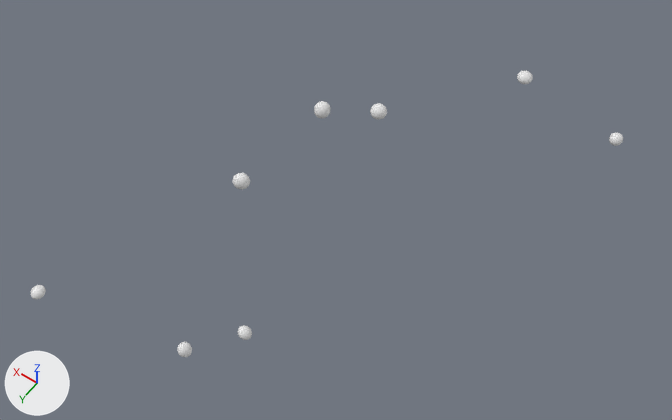
Two versions of the OBJ model data/chains/chain_19/chain.obj, one commit apart.
The view is the same before and after, from a 50 mm lens placed at (-0.84, 4.41, 4.47), pointed at (1.38, 1.31, -0.41). The lights are fixed; the arrows at lower left show +X, +Y and +Z. The older version comes first. Where no turn or scale is listed for an object, it has been applied to the vertices.

Objects in the first picture: 'chain'.
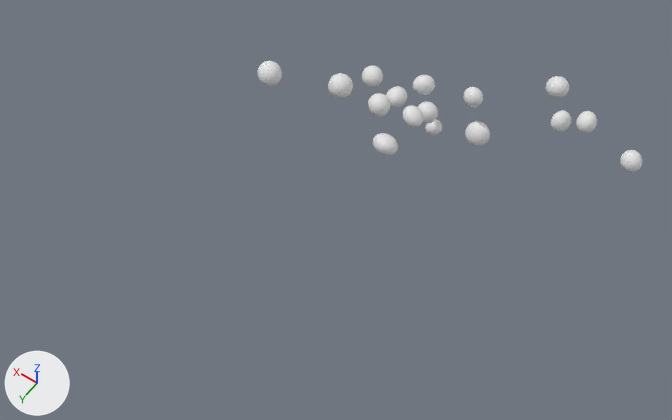
Where the change shows, as pixel boxes (x1, y1, x2, y2) in the pictures (672 x 420 px; the box of a moved part takes in the faces that stretch with it):
'chain', reshaped (35% narrower, 61% shorter)
    before: (31, 70, 623, 357)
    after: (258, 61, 642, 172)
part 1 of me_chain, moved or reshaped
    before: (609, 132, 623, 146)
    after: (620, 150, 642, 172)
part 2 of me_chain, moved or reshaped
    before: (517, 70, 533, 84)
    after: (576, 111, 597, 133)
part 3 of me_chain, moved or reshaped
    before: (370, 103, 387, 120)
    after: (551, 110, 571, 132)
part 4 of me_chain, moved or reshaped
    before: (314, 101, 331, 119)
    after: (546, 76, 569, 98)
part 5 of me_chain, moved or reshaped
    before: (31, 285, 46, 299)
    after: (465, 121, 490, 146)
part 6 of me_chain, moved or reshaped
    before: (233, 173, 250, 190)
    after: (463, 87, 483, 107)
part 7 of me_chain, moved or reshaped
    before: (238, 325, 252, 340)
    after: (413, 75, 435, 95)
part 8 of me_chain, moved or reshaped
    before: (177, 342, 192, 357)
    after: (418, 101, 438, 123)
part 9 of me_chain, added
    after: (425, 120, 442, 135)
part 10 of me_chain, added
    after: (386, 87, 407, 108)
part 11 of me_chain, added
    after: (403, 105, 423, 127)
part 12 of me_chain, added
    after: (373, 133, 398, 156)
part 13 of me_chain, added
    after: (362, 65, 383, 87)
part 14 of me_chain, added
    after: (368, 93, 390, 117)
part 15 of me_chain, added
    after: (328, 73, 353, 98)
part 16 of me_chain, added
    after: (258, 61, 282, 86)

The change, as a list of edits to the scene's bpy script:
```text
Change me_chain:
    remove me_chain.from_pydata(...)  # 1296 vertices, 2560 faces; spans x 0.04..2.92, y -0.46..2.8, z -1.29..0.29
    add me_chain.from_pydata(...)  # 2592 vertices, 5120 faces; spans x -0.19..1.94, y -0.48..1.39, z -0.65..0.64
    me_chain part 1: the loose piece of 162 vertices spanning x 0.04..0.13, y -0.15..-0.06, z -0.2..-0.11 is multiplied about its middle by the matrix ((0.188, 1.263, 0.824), (0.636, -0.819, 1.111), (1.368, 0.207, -0.63)), then moved by (-0.21, 0.4, 0.29)
    me_chain part 2: the loose piece of 162 vertices spanning x 0.86..0.97, y -0.46..-0.35, z -0.32..-0.24 is multiplied about its middle by the matrix ((1.034, -0.65, 0.092), (0.645, 1.197, -0.595), (0.1, 0.501, 1.667)), then moved by (-0.6, 0.27, 0.13)
    me_chain part 3: the loose piece of 162 vertices spanning x 1.59..1.71, y 0.33..0.45, z -0.47..-0.36 is multiplied about its middle by the matrix ((0.345, -0.326, 1.092), (-0.068, -1.144, -0.32), (1.137, 0.03, -0.35)), then moved by (-1.17, -0.5, 0.19)
    me_chain part 4: the loose piece of 162 vertices spanning x 1.57..1.67, y 1.07..1.17, z 0.18..0.29 is multiplied about its middle by the matrix ((0.247, 1.336, -0.807), (-0.607, -0.67, -1.296), (-1.438, 0.513, 0.409)), then moved by (-0.96, -1.52, -0.47)
    me_chain part 5: the loose piece of 162 vertices spanning x 2.82..2.92, y 2.69..2.8, z -0.98..-0.9 is turned 116.8 degrees about the x axis through its middle and scaled by 1.74, then moved by (-1.92, -2.55, 0.56)
    me_chain part 6: the loose piece of 162 vertices spanning x 1.76..1.87, y 1.66..1.76, z -0.08..0.03 is multiplied about its middle by the matrix ((1.283, -0.058, -0.12), (0.11, -0.189, 1.271), (-0.074, -1.275, -0.183)), then moved by (-0.77, -1.57, -0.09)
    me_chain part 7: the loose piece of 162 vertices spanning x 1.43..1.52, y 2.16..2.25, z -0.9..-0.81 is multiplied about its middle by the matrix ((0.669, 0.025, 1.41), (1.274, -0.719, -0.466), (0.831, 1.442, -0.737)), then moved by (-0.05, -2.03, 0.67)
    me_chain part 8: the loose piece of 162 vertices spanning x 1.84..1.94, y 2.34..2.45, z -1.29..-1.18 is multiplied about its middle by the matrix ((0.005, -0.213, -1.443), (-0.398, 1.333, -0.152), (1.6, 0.353, -0.371)), then moved by (-0.59, -2.09, 0.95)
    me_chain part 9: the loose piece of 162 vertices spanning x 1.59..1.71, y 0.33..0.45, z -0.47..-0.36 is copied, and the copy is multiplied about its middle by the matrix ((0.675, -0.46, 0.691), (-0.422, 0.577, 0.796), (-0.715, -0.775, 0.183)), then moved by (-0.34, -0.24, -0.17); it spans x 1.26..1.38, y 0.09..0.21, z -0.65..-0.52
    me_chain part 10: the loose piece of 162 vertices spanning x 1.59..1.71, y 0.33..0.45, z -0.47..-0.36 is copied, and the copy is multiplied about its middle by the matrix ((0.491, -1.187, -0.416), (-1.248, -0.515, -0.003), (-0.156, 0.386, -1.284)), then moved by (-0.03, -0.18, 0.01); it spans x 1.54..1.7, y 0.12..0.29, z -0.47..-0.32
    me_chain part 11: the loose piece of 162 vertices spanning x 1.59..1.71, y 0.33..0.45, z -0.47..-0.36 is copied, and the copy is multiplied about its middle by the matrix ((0.721, -0.908, -0.268), (0.903, 0.761, -0.145), (0.282, -0.116, 1.15)), then moved by (-0.38, 0.17, 0.32); it spans x 1.2..1.35, y 0.49..0.63, z -0.15..-0.03
    me_chain part 12: the loose piece of 162 vertices spanning x 1.57..1.67, y 1.07..1.17, z 0.18..0.29 is copied, and the copy is multiplied about its middle by the matrix ((1.271, 0.991, -0.523), (-0.376, -0.597, -1.355), (-1.067, 0.932, -0.448)), then moved by (-0.33, -0.24, -0.32); it spans x 1.2..1.37, y 0.8..0.96, z -0.16..-0.01
    me_chain part 13: the loose piece of 162 vertices spanning x 1.57..1.67, y 1.07..1.17, z 0.18..0.29 is copied, and the copy is multiplied about its middle by the matrix ((-0.409, -1.079, -0.64), (-1.103, 0.631, -0.359), (0.599, 0.424, -1.097)), then moved by (-0.02, -0.54, -0.12); it spans x 1.53..1.67, y 0.51..0.65, z 0.05..0.18
    me_chain part 14: the loose piece of 162 vertices spanning x 1.57..1.67, y 1.07..1.17, z 0.18..0.29 is copied, and the copy is multiplied about its middle by the matrix ((-1.296, 0.061, 0.294), (0.099, 1.316, 0.161), (-0.284, 0.179, -1.287)), then moved by (-0.35, -0.1, 0.17); it spans x 1.19..1.33, y 0.95..1.09, z 0.33..0.48
    me_chain part 15: a new loose piece, an icosphere of 320 faces spanning x 1.57..1.73, y 0.79..0.95, z 0.15..0.31
    me_chain part 16: the loose piece of 162 vertices spanning x 1.57..1.67, y 1.07..1.17, z 0.18..0.29 is copied, and the copy is multiplied about its middle by the matrix ((-0.642, 0.453, 1.195), (0.27, -1.259, 0.622), (1.249, 0.504, 0.479)), then moved by (0.24, 0.19, 0.33); it spans x 1.79..1.94, y 1.24..1.39, z 0.49..0.64
```
